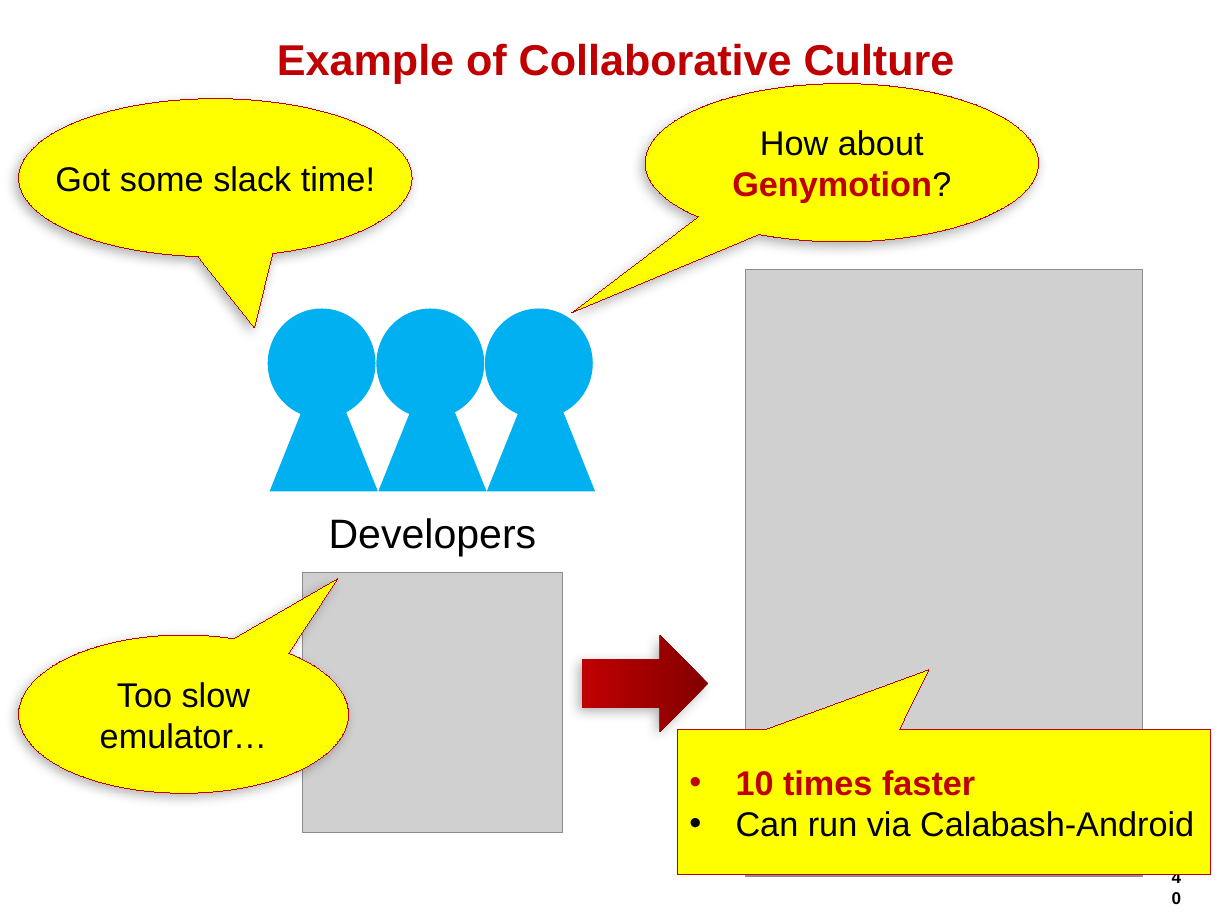
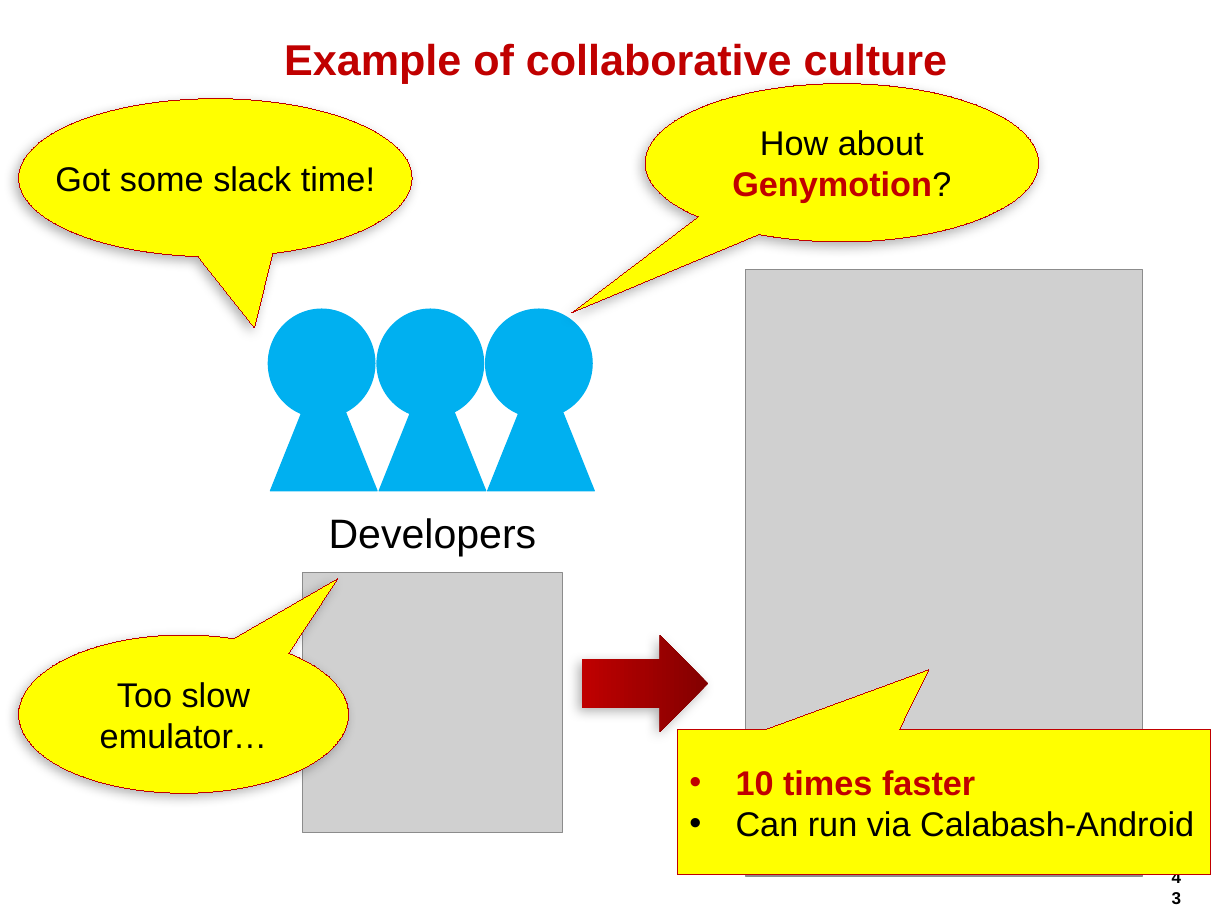
Before and after one commit to hageyahhoo/agile2014, a slide deck: slide 43 of presentations/TechnologyDrivenDevelopment.pptx (slide 40 before the commit). Drawn at 1232x924 pixels with LibreOffice and Linux fonts; fonts in the diff are those of the drawing; grey boxes stand for pictures; background and template pictures are left out. Boxes give left, top, right and bottom in pixels: in the first picture for what was removed or moved away, otherwise in the second. Text is boxed around its words. In the diff, an @@ line names an element or a change of style, - is before the commit and + after.

Commit message:
Done : BDD

```diff
--- a/presentations/TechnologyDrivenDevelopment.pptx
+++ b/presentations/TechnologyDrivenDevelopment.pptx
@@ title at (284,43,948,83): text changed @@
-Example of Collaborative Culture
+Example of collaborative culture
```
Also in this commit, not shown: 14 other slides changed, 9 slides added, 6 slides removed.
